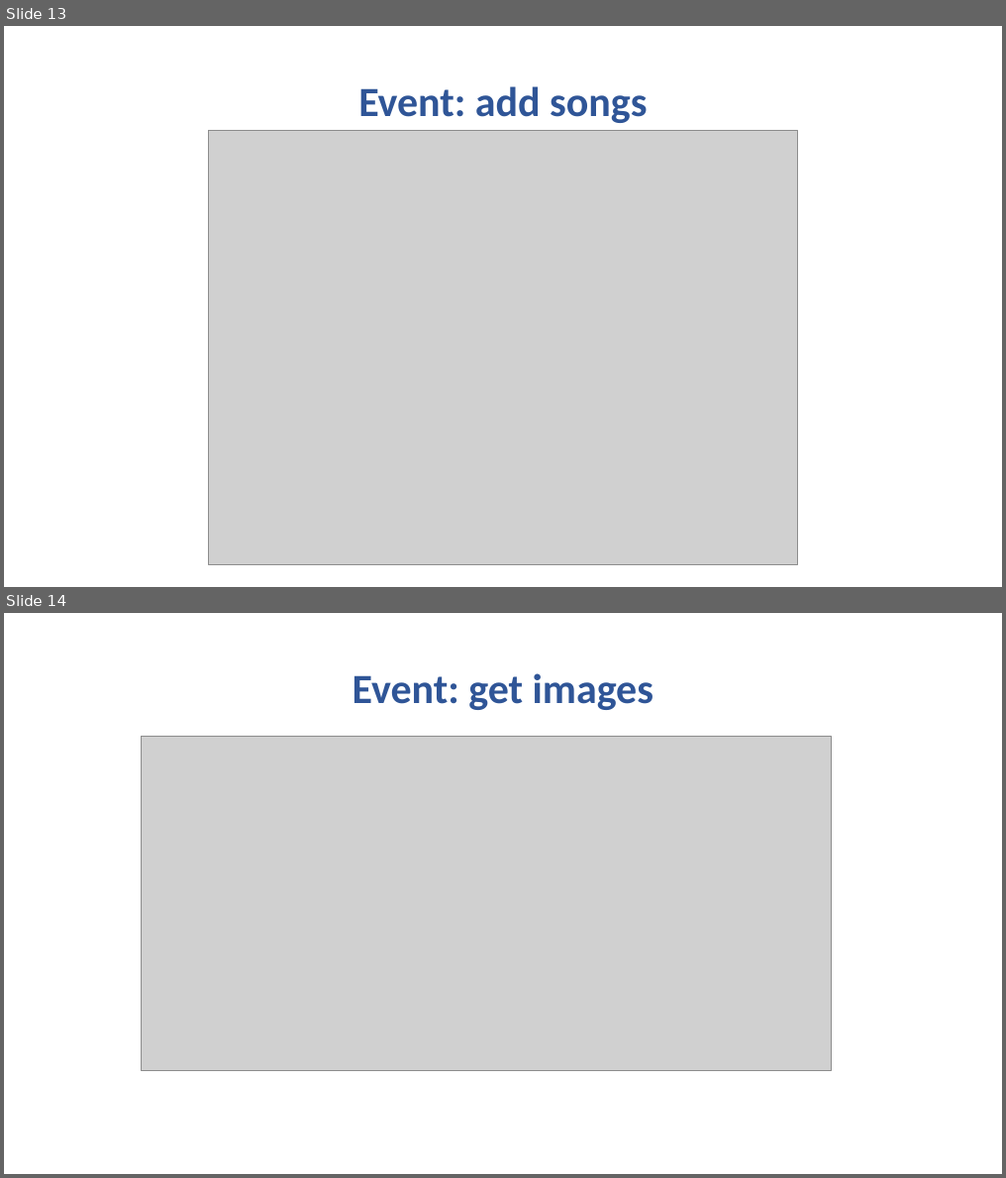
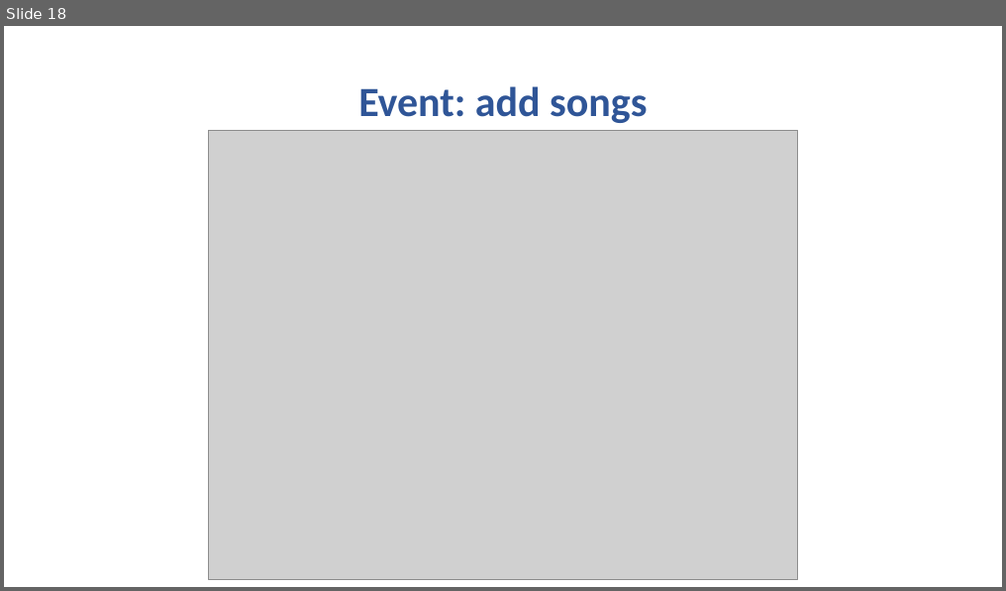
Before and after one commit to matteoNunz/ProgettoTIW_2, a slide deck: PlayList musicale - presentation.pptx. Shown one above the other, each under a label of ours: slides 13 and 14 before the commit, slide 18 after it. The pictures are 1006x1178 and 1006x591 pixels, drawn with LibreOffice and Linux fonts; fonts in the diff are those of the drawing; grey boxes stand for pictures. Boxes give left, top, right and bottom in pixels: in the first picture for what was removed or moved away, otherwise in the second. Text is boxed around its words. In the diff, an @@ line names an element or a change of style, - is before the commit and + after.

```diff
--- a/PlayList musicale - presentation.pptx
+++ b/PlayList musicale - presentation.pptx
@@ slide 14 removed at (4, 613, 1002, 1174), background #FFFFFF @@
@@ title removed at (352, 673, 653, 710) @@
-Event: get images
@@ picture removed at (141, 736, 831, 1070) @@
@@ what was slide 13 is now slide 18 @@
@@ slide 18 changed as well @@
@@ picture: place and size @@
-picture at (208, 131, 798, 565)
+picture at (208, 130, 798, 579)
```
Also in this commit, not shown: 12 other slides changed, 8 slides added, 3 other slides removed.
